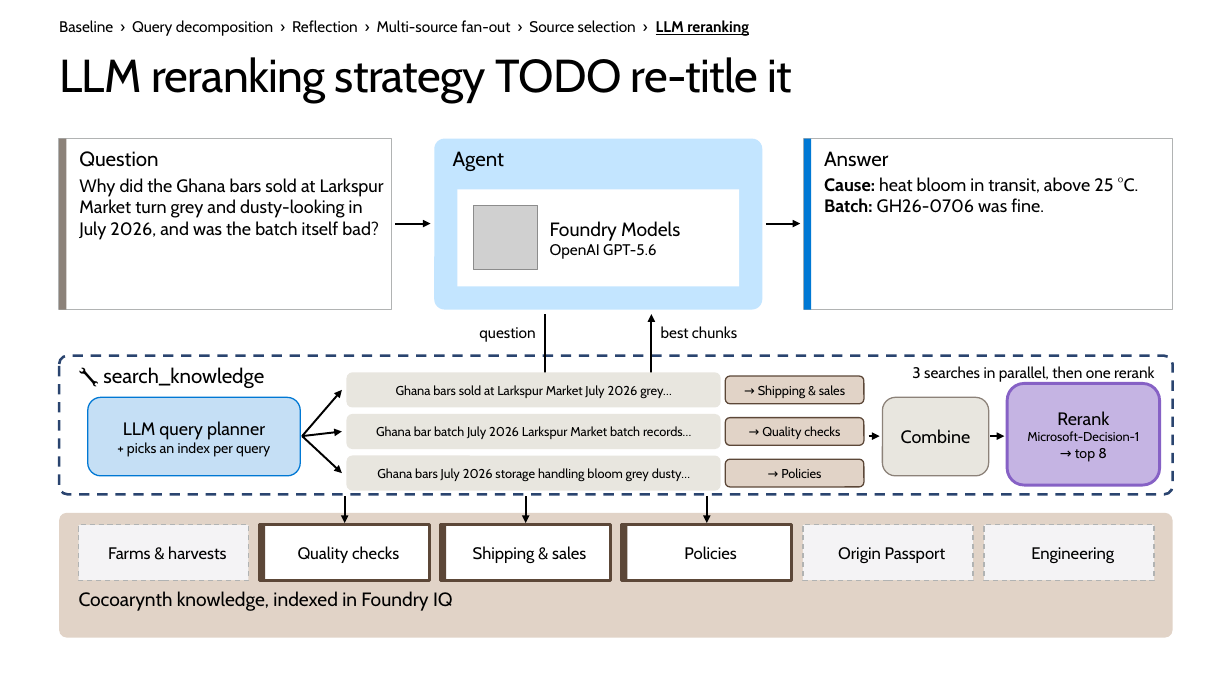
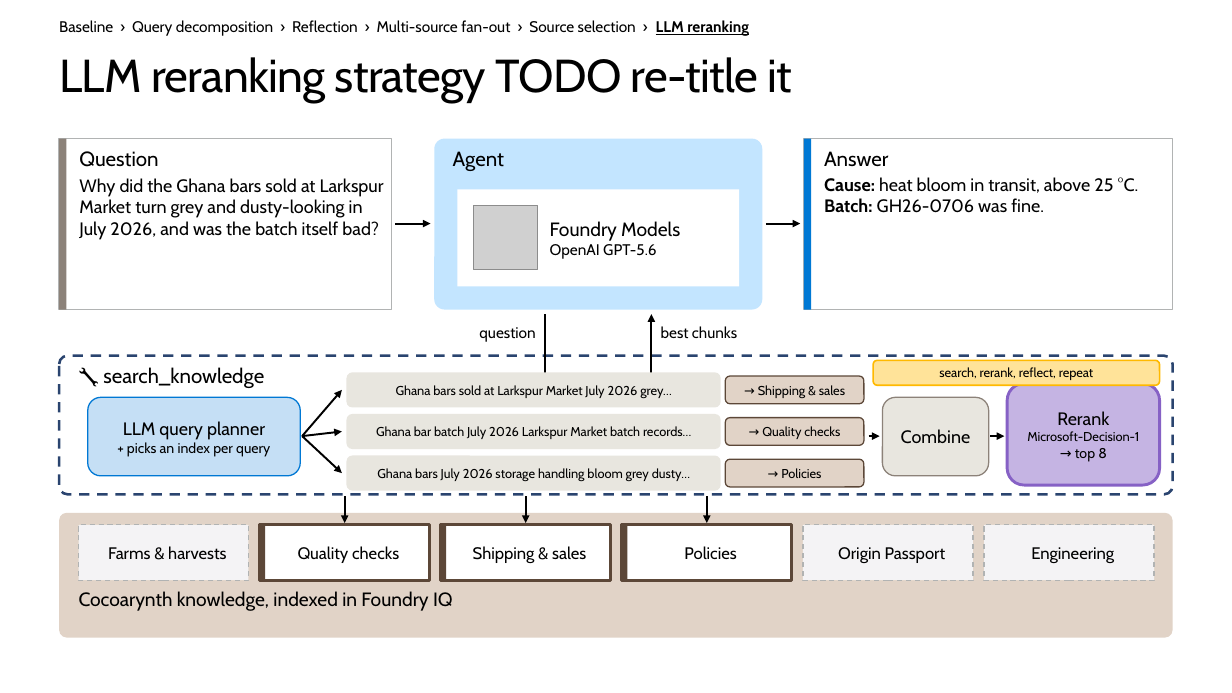
Before and after one commit to microsoft/ignite26-BRK300-building-agentic-retrieval-from-diy-to-foundry-iq, a slide deck: slide 41 of IgniteBRK300-WorkingDeck.pptx (slide 39 before the commit). Drawn at 1232x693 pixels with LibreOffice and Linux fonts; fonts in the diff are those of the drawing; grey boxes stand for pictures; background and template pictures are left out. Boxes give left, top, right and bottom in pixels: in the first picture for what was removed or moved away, otherwise in the second. Text is boxed around its words. In the diff, an @@ line names an element or a change of style, - is before the commit and + after.

```diff
--- a/IgniteBRK300-WorkingDeck.pptx
+++ b/IgniteBRK300-WorkingDeck.pptx
@@ rounded rectangle added at (x1=873, y1=360, x2=1160, y2=385), fill #FFE399, outline #FFB900 1.25 pt, 10 pt, text #000000 @@
+search, rerank, reflect, repeat
@@ text removed at (x1=912, y1=366, x2=1154, y2=383) @@
-3 searches in parallel, then one rerank
```
Also in this commit, not shown: 28 other slides changed, 3 slides added, 1 slide removed, 27 other files.
